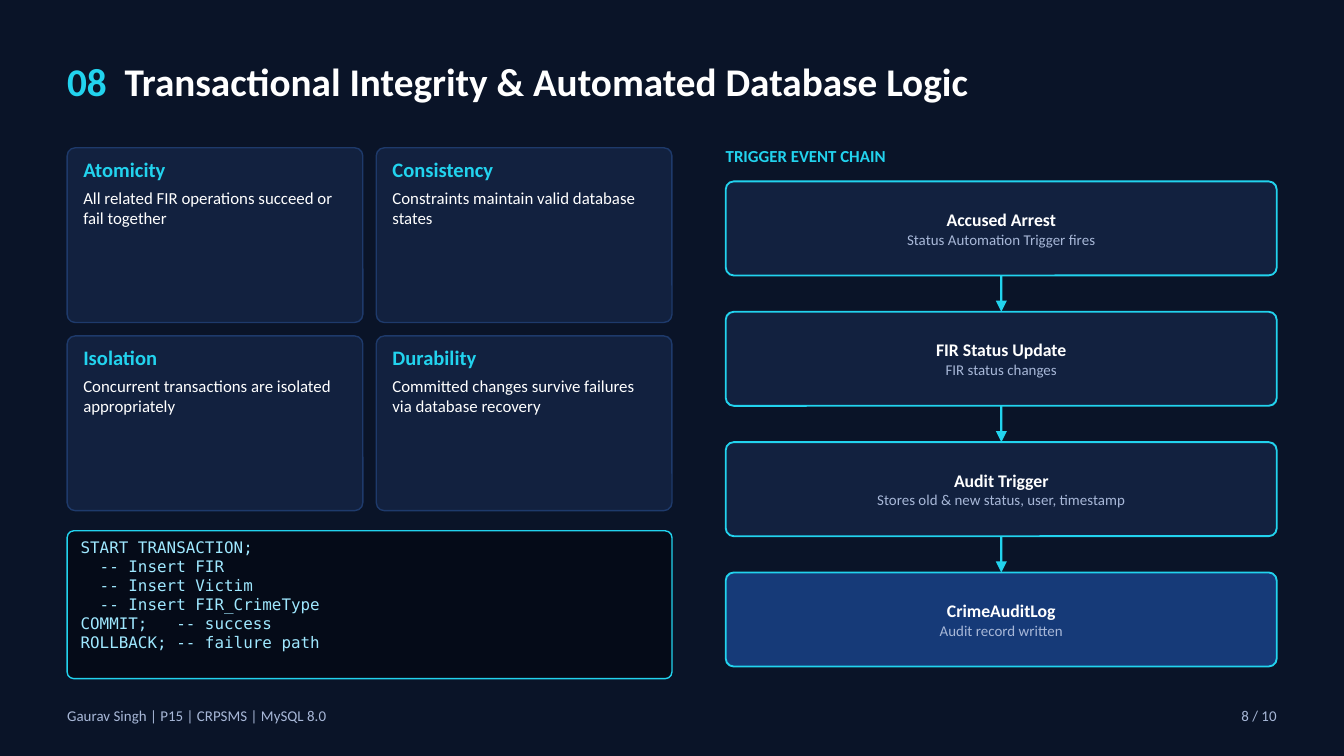
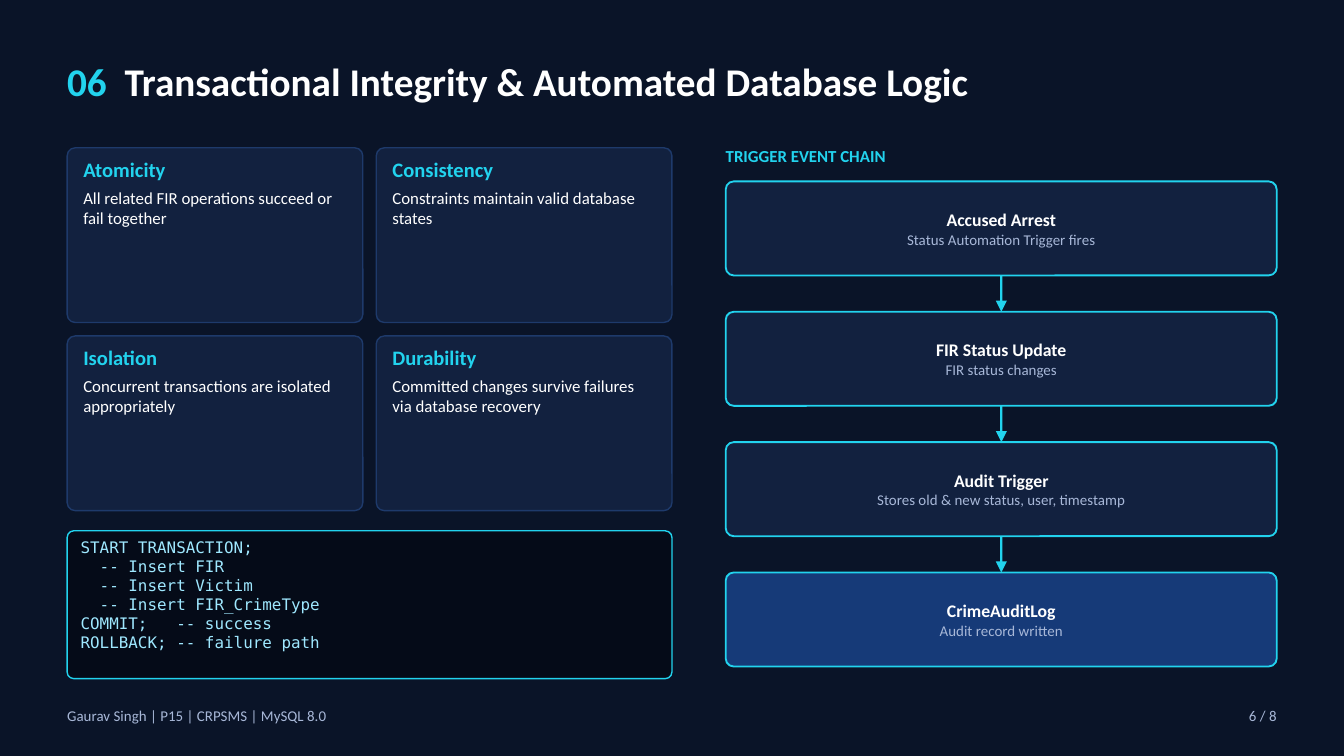
Before and after one commit to gauravsingh-analytics/DBMS-Project, a slide deck: slide 6 of Presentation_Deck.pptx (slide 8 before the commit). Drawn at 1344x756 pixels with LibreOffice and Linux fonts; fonts in the diff are those of the drawing. Boxes give left, top, right and bottom in pixels: in the first picture for what was removed or moved away, otherwise in the second. Text is boxed around its words. In the diff, an @@ line names an element or a change of style, - is before the commit and + after.

```diff
--- a/Presentation_Deck.pptx
+++ b/Presentation_Deck.pptx
@@ text at (67, 68, 968, 103): text changed @@
-08 Transactional Integrity & Automated Database Logic
+06 Transactional Integrity & Automated Database Logic
@@ text at (1249, 711, 1277, 721): text changed @@
-8 / 10
+6 / 8
```
Also in this commit, not shown: 7 other slides changed, 2 slides removed.
